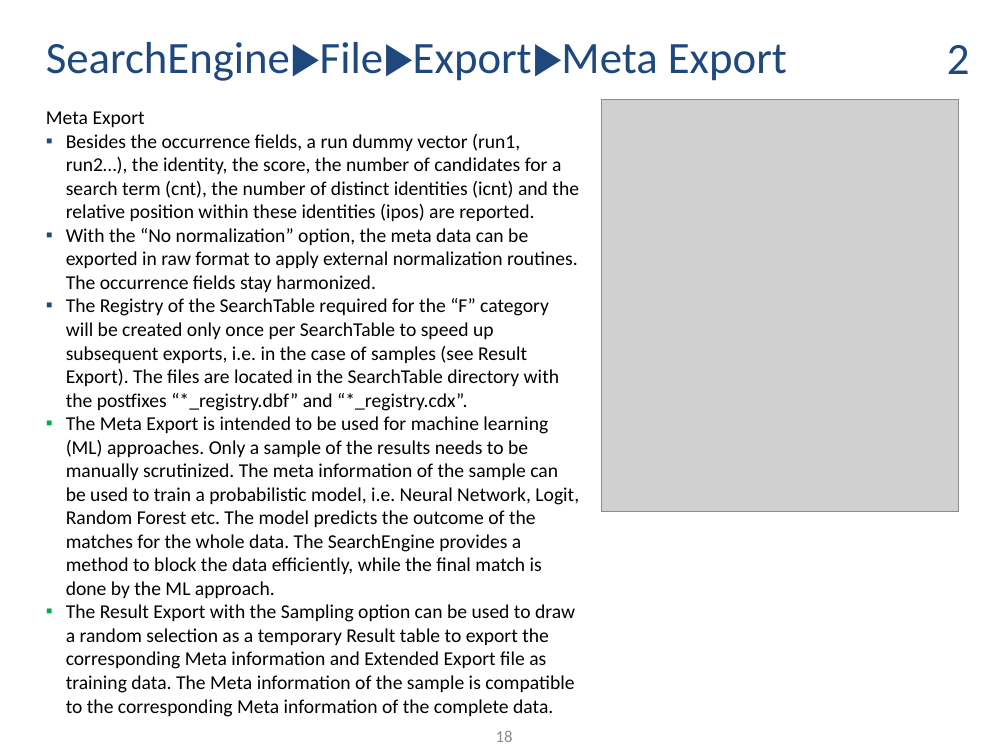
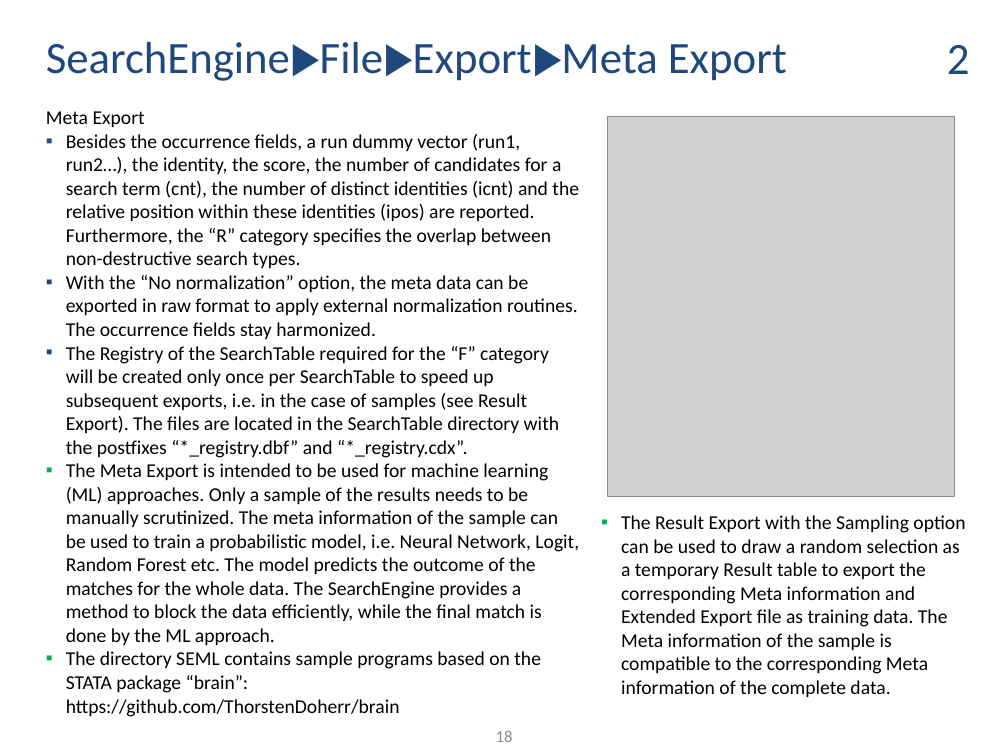
Before and after one commit to ThorstenDoherr/searchengine, a slide deck: slide 18 of doc/Manual.pptx. Drawn at 1008x756 pixels with LibreOffice and Linux fonts; fonts in the diff are those of the drawing; grey boxes stand for pictures. Boxes give left, top, right and bottom in pixels: in the first picture for what was removed or moved away, otherwise in the second. Text is boxed around its words. In the diff, an @@ line names an element or a change of style, - is before the commit and + after.

```diff
--- a/doc/Manual.pptx
+++ b/doc/Manual.pptx
@@ picture: place and size @@
-picture at <box>602,99,959,511</box>
+picture at <box>607,116,955,496</box>
@@ text at <box>66,134,579,268</box>: text changed @@
-  ▪ Besides the occurrence fields, a run dummy vector (run1, run2…), the identity, the score, the number of candidates for a search term (cnt), the number of distinct identities (icnt) and the relative position within these identities (ipos) are reported.
+  ▪ Besides the occurrence fields, a run dummy vector (run1, run2…), the identity, the score, the number of candidates for a search term (cnt), the number of distinct identities (icnt) and the relative position within these identities (ipos) are reported. Furthermore, the “R” category specifies the overlap between non-destructive search types.
@@ text added at <box>621,515,965,697</box>, 14 pt, text #000000 @@
+  ▪ The Result Export with the Sampling option can be used to draw a random selection as a temporary Result table to export the corresponding Meta information and Extended Export file as training data. The Meta information of the sample is compatible to the corresponding Meta information of the complete data.
@@ text at <box>66,651,541,717</box>: text changed @@
-  ▪ The Result Export with the Sampling option can be used to draw a random selection as a temporary Result table to export the corresponding Meta information and Extended Export file as training data. The Meta information of the sample is compatible to the corresponding Meta information of the complete data.
+  ▪ The directory SEML contains sample programs based on the STATA package “brain”: https://github.com/ThorstenDoherr/brain
```
Also in this commit, not shown: 41 other slides changed, 3 slides added, 2 slides removed, 1 other file.
